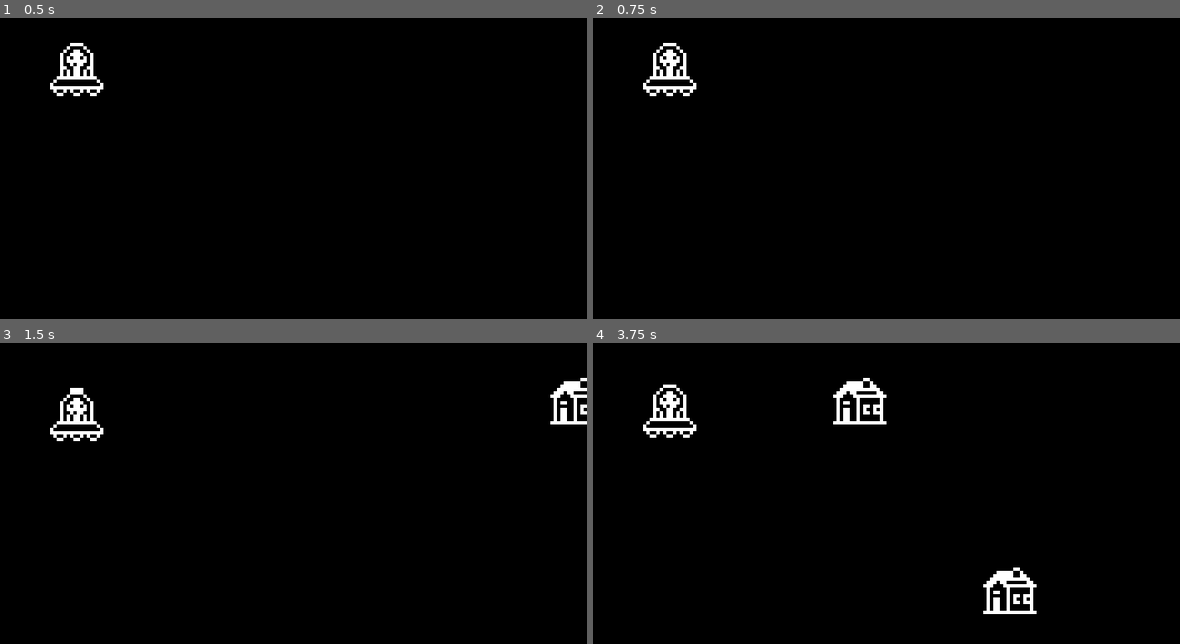
Above: before the commit, frames 1-4 (two rows, left to right).
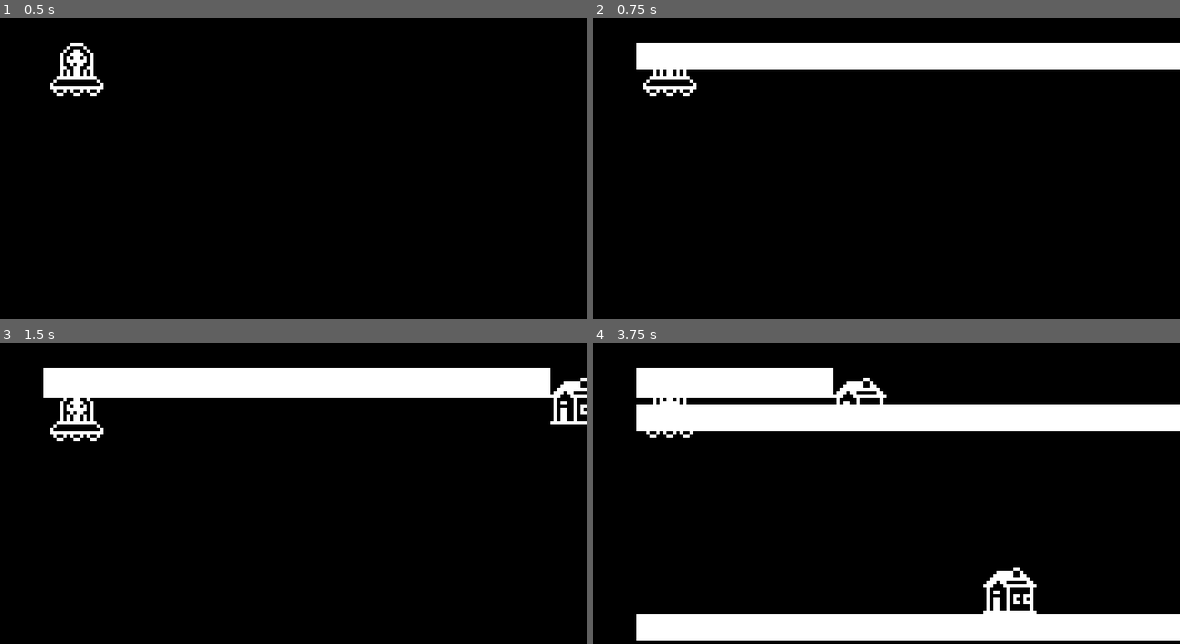
Above: after the commit, the same moments.

Repository: Gonzalo-Ortega/Ovni-Atack-
Game: Godot game, scene res://scenes/game_manager.tscn
Two runs of this game, one before a commit and one after it. Both use one fixed random seed, a clock stepped at 60 frames per second and the inputs below.
Inputs (mouse positions are in pixels of both pictures, inside the frame that each line leads up to):
- Up to frame 1 (0.5 s): no input
- Up to frame 2 (0.75 s): tap Enter at 0.5 s; move the mouse to (1015, 138) at 0.52 s; hold D (right) from 0.53 s (still down); click (1015, 138) at 0.6 s
- Up to frame 3 (1.5 s): tap Space at 1.25 s; move the mouse to (176, 496) at 1.27 s; release D (right) at 1.28 s; hold S (down) from 1.28 s (still down); click (176, 496) at 1.35 s
- Up to frame 4 (3.75 s): move the mouse to (945, 406) at 2.02 s; release S (down) at 2.03 s; hold D (right) 2.03-2.78 s; click (945, 406) at 2.1 s; move the mouse to (857, 544) at 2.77 s; hold W (up) 2.78-3.53 s; click (857, 544) at 2.85 s; move the mouse to (1062, 529) at 3.52 s; hold A (left) from 3.53 s (still down); click (1062, 529) at 3.6 s

Frame 1 is identical in both runs. In frame 2, 7.9% of the frame differs, in the area x 7-100%, y 8-18%; in frame 3, 8.5%; in frame 4, 19%, in the area x 7-100%, y 8-99%.

Commit message:
Added laser

Diff:
--- a/project.godot
+++ b/project.godot
@@ -59,6 +59,18 @@
 , Object(InputEventKey,"resource_local_to_scene":false,"resource_name":"","device":-1,"window_id":0,"alt_pressed":false,"shift_pressed":false,"ctrl_pressed":false,"meta_pressed":false,"pressed":false,"keycode":0,"physical_keycode":4194321,"key_label":0,"unicode":0,"echo":false,"script":null)
 ]
 }
+shoot_laser={
+"deadzone": 0.5,
+"events": [Object(InputEventMouseButton,"resource_local_to_scene":false,"resource_name":"","device":-1,"window_id":0,"alt_pressed":false,"shift_pressed":false,"ctrl_pressed":false,"meta_pressed":false,"button_mask":0,"position":Vector2(0, 0),"global_position":Vector2(0, 0),"factor":1.0,"button_index":1,"canceled":false,"pressed":false,"double_click":false,"script":null)
+]
+}
+
+[layer_names]
+
+2d_physics/layer_1="npc"
+2d_physics/layer_2="cars"
+2d_physics/layer_3="houses"
+2d_physics/layer_5="obstacles"
 
 [rendering]
 
--- a/scenes/house.tscn
+++ b/scenes/house.tscn
@@ -18,11 +18,12 @@
 size = Vector2(16, 14)
 
 [node name="House" type="Area2D"]
+collision_layer = 20
 script = ExtResource("1_cnimp")
 
 [node name="AnimatedSprite2D" type="AnimatedSprite2D" parent="."]
 sprite_frames = SubResource("SpriteFrames_d6rbs")
 
-[node name="CollisionShape2D" type="CollisionShape2D" parent="."]
+[node name="CollisionShape2D" type="CollisionShape2D" parent="." groups=["obstacle"]]
 position = Vector2(0, 1)
 shape = SubResource("RectangleShape2D_dc0ge")
--- a/scenes/house_spawner.tscn
+++ b/scenes/house_spawner.tscn
@@ -2,7 +2,7 @@
 
 [ext_resource type="Script" path="res://scripts/house_spawner.gd" id="1_cihl6"]
 
-[node name="HouseSpauner" type="Node"]
+[node name="HouseSpawner" type="Node"]
 script = ExtResource("1_cihl6")
 
 [node name="Timer" type="Timer" parent="."]
--- /dev/null
+++ b/scenes/human.tscn
@@ -0,0 +1,53 @@
+[gd_scene load_steps=8 format=3 uid="uid://bj07vyo5k18r3"]
+
+[ext_resource type="Texture2D" uid="uid://c84125njfsmjm" path="res://assets/person.png" id="1_1t4wy"]
+
+[sub_resource type="RectangleShape2D" id="RectangleShape2D_6usb3"]
+size = Vector2(8, 8)
+
+[sub_resource type="AtlasTexture" id="AtlasTexture_3waka"]
+atlas = ExtResource("1_1t4wy")
+region = Rect2(0, 0, 8, 8)
+
+[sub_resource type="AtlasTexture" id="AtlasTexture_m36gf"]
+atlas = ExtResource("1_1t4wy")
+region = Rect2(8, 0, 8, 8)
+
+[sub_resource type="AtlasTexture" id="AtlasTexture_7vlei"]
+atlas = ExtResource("1_1t4wy")
+region = Rect2(16, 0, 8, 8)
+
+[sub_resource type="AtlasTexture" id="AtlasTexture_2rew7"]
+atlas = ExtResource("1_1t4wy")
+region = Rect2(24, 0, 8, 8)
+
+[sub_resource type="SpriteFrames" id="SpriteFrames_7k4am"]
+animations = [{
+"frames": [{
+"duration": 1.0,
+"texture": SubResource("AtlasTexture_3waka")
+}, {
+"duration": 1.0,
+"texture": SubResource("AtlasTexture_m36gf")
+}, {
+"duration": 1.0,
+"texture": SubResource("AtlasTexture_7vlei")
+}, {
+"duration": 1.0,
+"texture": SubResource("AtlasTexture_2rew7")
+}],
+"loop": true,
+"name": &"default",
+"speed": 5.0
+}]
+
+[node name="Human" type="Area2D"]
+
+[node name="CollisionShape2D" type="CollisionShape2D" parent="."]
+shape = SubResource("RectangleShape2D_6usb3")
+
+[node name="AnimatedSprite2D" type="AnimatedSprite2D" parent="."]
+sprite_frames = SubResource("SpriteFrames_7k4am")
+frame_progress = 0.857059
+
+[node name="Timer" type="Timer" parent="."]
--- /dev/null
+++ b/scenes/map_generator.tscn
@@ -0,0 +1,7 @@
+[gd_scene load_steps=2 format=3 uid="uid://bydr45b03hedm"]
+
+[ext_resource type="Script" path="res://scripts/map_generator.gd" id="1_awnw8"]
+
+[node name="map_generator" type="TileMap"]
+format = 2
+script = ExtResource("1_awnw8")
--- /dev/null
+++ b/scenes/weapons/laser.tscn
@@ -0,0 +1,23 @@
+[gd_scene load_steps=3 format=3 uid="uid://b6x10rlcto2rn"]
+
+[ext_resource type="Script" path="res://scripts/weapons/laser.gd" id="1_tj5e7"]
+
+[sub_resource type="RectangleShape2D" id="RectangleShape2D_xa7qx"]
+resource_local_to_scene = true
+size = Vector2(0, 0)
+
+[node name="Laser" type="Node2D"]
+script = ExtResource("1_tj5e7")
+
+[node name="EndTimer" type="Timer" parent="."]
+process_callback = 0
+wait_time = 4.0
+one_shot = true
+autostart = true
+
+[node name="LaserArea" type="Area2D" parent="."]
+
+[node name="LaserCollisionShape" type="CollisionShape2D" parent="LaserArea"]
+shape = SubResource("RectangleShape2D_xa7qx")
+
+[connection signal="timeout" from="EndTimer" to="." method="_on_end_timer_timeout"]
--- /dev/null
+++ b/scripts/map_generator.gd
@@ -0,0 +1,11 @@
+extends TileMap
+
+
+# Called when the node enters the scene tree for the first time.
+func _ready():
+	pass # Replace with function body.
+
+
+# Called every frame. 'delta' is the elapsed time since the previous frame.
+func _process(delta):
+	pass
--- a/scripts/player.gd
+++ b/scripts/player.gd
@@ -6,6 +6,7 @@
 var friction = 0.1
 var velocity = Vector2()
 
+var Laser = preload("res://scenes/weapons/laser.tscn")
 
 # Called when the node enters the scene tree for the first time.
 func _ready():
@@ -36,3 +37,8 @@
 		position.y = -16
 	elif position.y < -16:
 		position.y = 116
+
+	if Input.is_action_just_pressed("shoot_laser"):
+		var laser = Laser.instantiate()
+		laser.position = Vector2(position+Vector2(-10, 0))
+		get_parent().add_child(laser)
--- /dev/null
+++ b/scripts/weapons/laser.gd
@@ -0,0 +1,45 @@
+extends Node2D
+
+var maximum_length = -1
+var LASER_AREA = 8
+
+# Called when the node enters the scene tree for the first time.
+func _ready():
+	pass
+
+func _set_size(new_size):
+	maximum_length = new_size
+	$LaserArea.position = Vector2(maximum_length/2, -LASER_AREA/2)
+	$LaserArea/LaserCollisionShape.shape.size = Vector2(maximum_length, LASER_AREA)
+	queue_redraw()
+
+func _raycast_maximun_length():
+	# Get space state
+	var space_state = get_world_2d().direct_space_state
+	var query = PhysicsRayQueryParameters2D.create(global_position, global_position+Vector2(5000, 0))
+	# Detect areas and add houses collision mask
+	query.collide_with_areas = true
+	query.collision_mask = 0b10000 # Layer 5
+
+	var new_maximum_length = 500
+	var result = space_state.intersect_ray(query)
+
+	if result:
+		new_maximum_length = result.position.x-position.x
+
+	if maximum_length != new_maximum_length:
+		_set_size(new_maximum_length)
+
+var test = true
+func _physics_process(delta):
+	_raycast_maximun_length()
+
+# Called every frame. 'delta' is the elapsed time since the previous frame.
+func _process(delta):
+	pass
+
+func _draw():
+	draw_line(Vector2(0,-LASER_AREA/2), Vector2(maximum_length, -LASER_AREA/2), Color.WHITE, LASER_AREA)
+
+func _on_end_timer_timeout():
+	queue_free()
